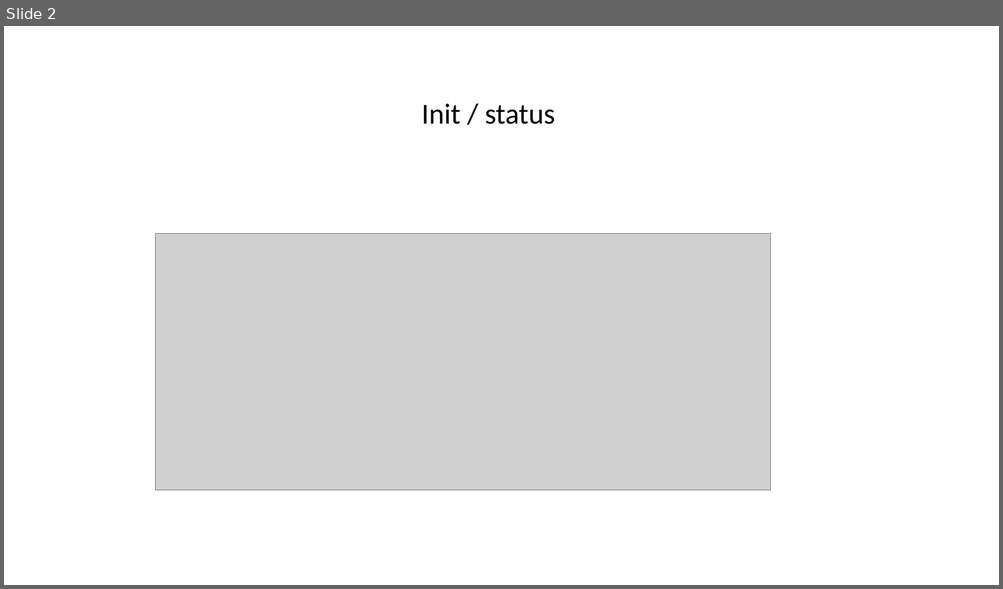
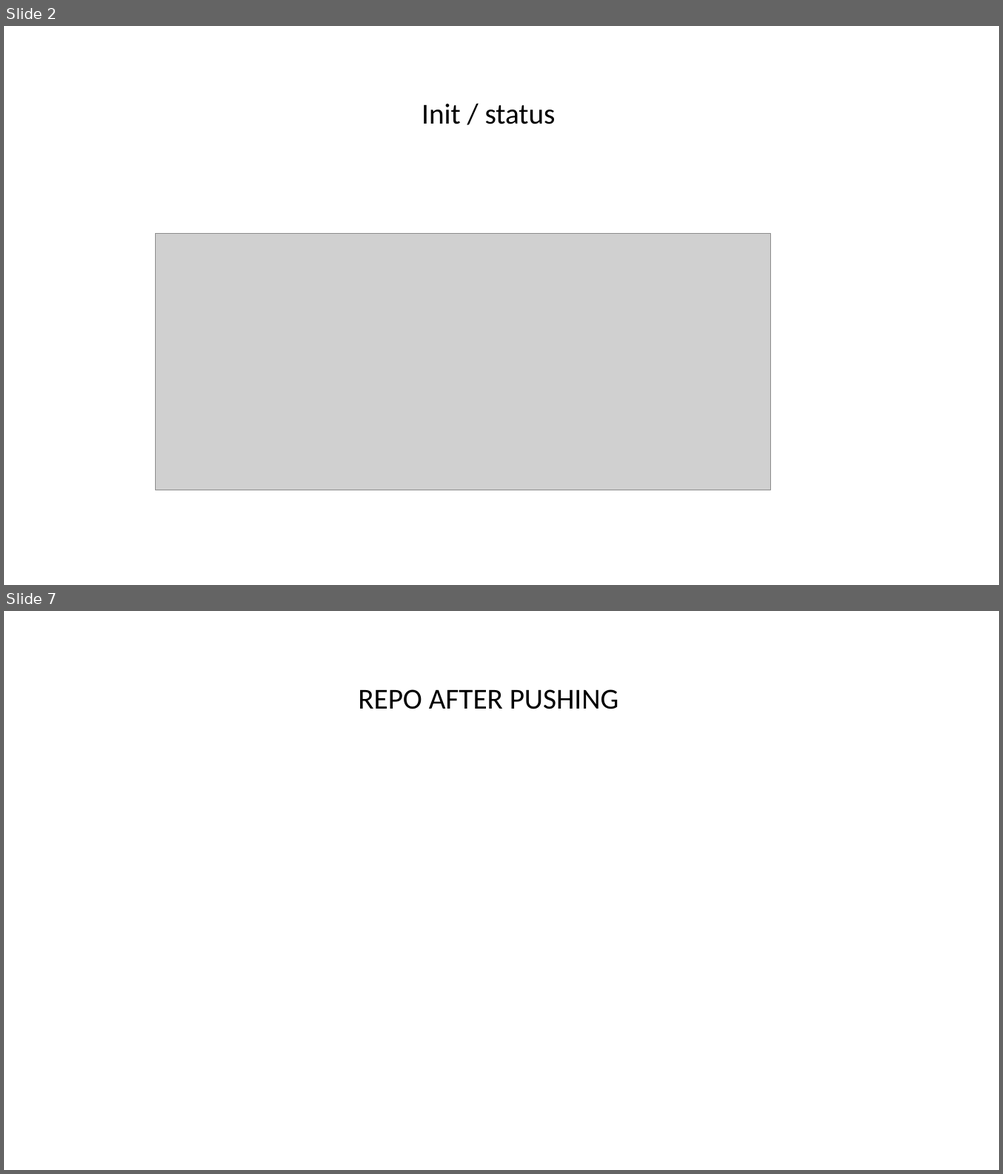
Before and after one commit to VISHALKRISHH/TO-DO-LIST, a slide deck: TASK.pptx. Shown one above the other, each under a label of ours: slide 2 before the commit, slides 2 and 7 after it; the slides between them are not shown. The pictures are 1003x589 and 1003x1174 pixels, drawn with LibreOffice and Linux fonts; fonts in the diff are those of the drawing; grey boxes stand for pictures. Boxes give left, top, right and bottom in pixels: in the first picture for what was removed or moved away, otherwise in the second. Text is boxed around its words. In the diff, an @@ line names an element or a change of style, - is before the commit and + after.

```diff
--- a/TASK.pptx
+++ b/TASK.pptx
@@ slide 7 added at (x1=4, y1=611, x2=999, y2=1170), background #FFFFFF @@
@@ title added at (x1=358, y1=689, x2=619, y2=709), 28 pt, text #000000 @@
+REPO AFTER PUSHING
```
Also in this commit, not shown: 1 slide changed, 9 other slides added, 2 slides removed, 1 other file.
